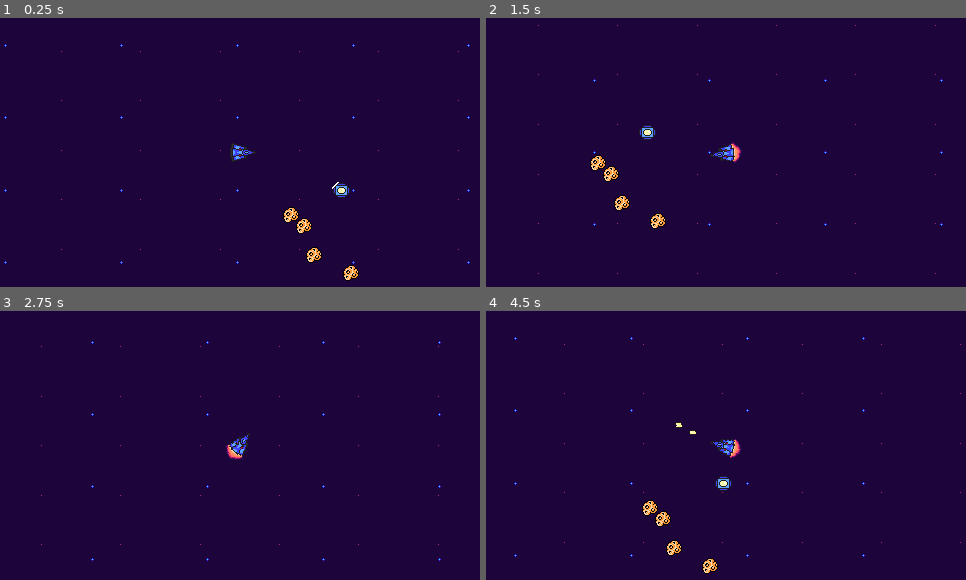
Above: before the commit, frames 1-4 (two rows, left to right).
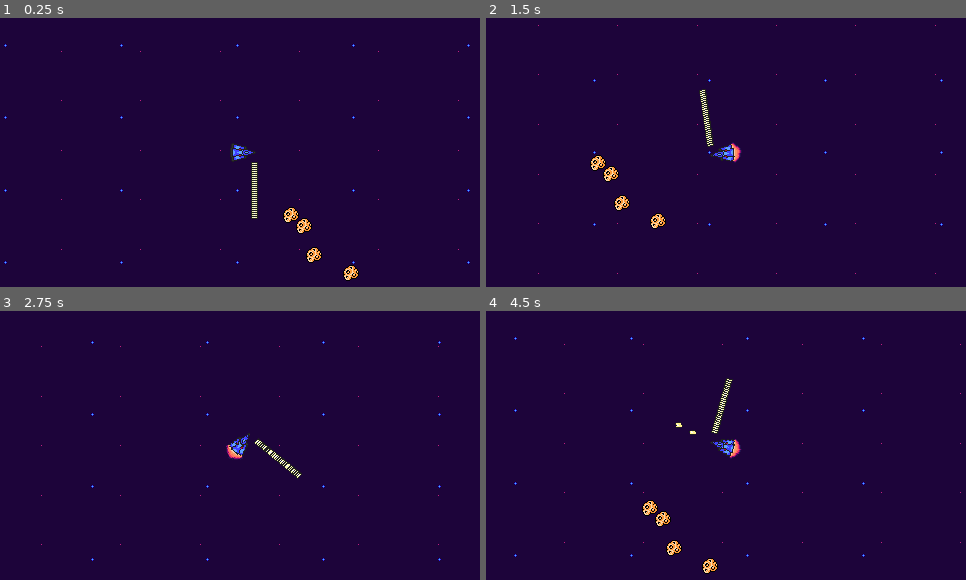
Above: after the commit, the same moments.

Repository: PKGaspi/Mega-Man-Space-2
Game: Godot game, scene res://scenes/main.tscn
Two runs of this game, one before a commit and one after it. Both use one fixed random seed, a clock stepped at 60 frames per second and the inputs below.
Inputs (mouse positions are in pixels of both pictures, inside the frame that each line leads up to):
- Up to frame 1 (0.25 s): no input
- Up to frame 2 (1.5 s): move the mouse to (831, 139) at 0.52 s; press the mouse at (831, 139) at 0.53 s; hold D (keyboard_move_right) 0.53-1.28 s; move the mouse to (630, 165) at 1.27 s; release the mouse at (630, 165) at 1.28 s; hold S (keyboard_move_down) from 1.28 s (still down); click (630, 165) at 1.35 s
- Up to frame 3 (2.75 s): move the mouse to (288, 386) at 2.02 s; release S (keyboard_move_down) at 2.03 s; press the mouse at (288, 386) at 2.03 s; hold D (keyboard_move_right) from 2.03 s (still down)
- Up to frame 4 (4.5 s): move the mouse to (702, 499) at 2.77 s; release D (keyboard_move_right) at 2.78 s; release the mouse at (702, 499) at 2.78 s; hold W (keyboard_move_up) 2.78-3.53 s; click (702, 499) at 2.85 s; move the mouse to (870, 485) at 3.52 s; press the mouse at (870, 485) at 3.53 s; hold A (keyboard_move_left) from 3.53 s (still down); move the mouse to (582, 405) at 4.27 s; release the mouse at (582, 405) at 4.28 s; click (582, 405) at 4.35 s

The runs differ from the first frame. In frame 1, 0.5% of the frame differs, in the area x 52-73%, y 53-75%; in frame 2, 0.5%; in frame 3, 0.3%; in frame 4, 0.5%.

Commit message:
Implemented Cells Progress Bar. Health Bar in progress.

Diff:
--- a/godot_proyect/scenes/main.tscn
+++ b/godot_proyect/scenes/main.tscn
@@ -1,9 +1,8 @@
-[gd_scene load_steps=5 format=2]
+[gd_scene load_steps=4 format=2]
 
 [ext_resource path="res://scenes/megaship.tscn" type="PackedScene" id=1]
 [ext_resource path="res://scripts/star_generator.gd" type="Script" id=2]
 [ext_resource path="res://scripts/enemy_generator.gd" type="Script" id=3]
-[ext_resource path="res://scenes/upgrade.tscn" type="PackedScene" id=4]
 
 [node name="Main" type="Node2D"]
 
@@ -23,6 +22,3 @@
 
 [node name="EnemyGenerator" type="Node2D" parent="."]
 script = ExtResource( 3 )
-
-[node name="Area2D" parent="." instance=ExtResource( 4 )]
-position = Vector2( 104.555, 38.4664 )
--- a/godot_proyect/scenes/megaship.tscn
+++ b/godot_proyect/scenes/megaship.tscn
@@ -1,11 +1,12 @@
-[gd_scene load_steps=9 format=2]
+[gd_scene load_steps=10 format=2]
 
 [ext_resource path="res://scripts/megaship.gd" type="Script" id=1]
 [ext_resource path="res://assets/sprites/megaship/megaship_fire_2.png" type="Texture" id=2]
 [ext_resource path="res://assets/sprites/megaship/megaship_fire_0.png" type="Texture" id=3]
 [ext_resource path="res://assets/sprites/megaship/megaship_fire_1.png" type="Texture" id=4]
 [ext_resource path="res://assets/sprites/megaship/megaship.png" type="Texture" id=5]
-[ext_resource path="res://assets/sfx/megaship/megaship_shoot.wav" type="AudioStream" id=6]
+[ext_resource path="res://scenes/progress_bar.tscn" type="PackedScene" id=6]
+[ext_resource path="res://assets/sfx/megaship/megaship_shoot.wav" type="AudioStream" id=7]
 
 [sub_resource type="ConvexPolygonShape2D" id=1]
 
@@ -46,6 +47,8 @@
 current = true
 editor_draw_drag_margin = true
 
+[node name="HealthBar" parent="." instance=ExtResource( 6 )]
+
 [node name="SndShoot" type="AudioStreamPlayer2D" parent="."]
-stream = ExtResource( 6 )
+stream = ExtResource( 7 )
 volume_db = -20.0
--- /dev/null
+++ b/godot_proyect/scenes/progress_bar.tscn
@@ -0,0 +1,10 @@
+[gd_scene load_steps=2 format=2]
+
+[ext_resource path="res://scripts/progress_bar.gd" type="Script" id=1]
+
+[node name="TextureProgress" type="TextureProgress"]
+margin_left = 30.1357
+margin_top = 20.0379
+margin_right = 70.1357
+margin_bottom = 60.0379
+script = ExtResource( 1 )
--- a/godot_proyect/scripts/megaship.gd
+++ b/godot_proyect/scripts/megaship.gd
@@ -6,6 +6,9 @@
 const LEMON = preload("res://scenes/lemon.tscn")
 onready var SND_SHOOT = get_node("SndShoot")
 onready var LIB = get_node("/root/library")
+# Health Bar.
+const HP_CELL = preload("res://assets/sprites/gui/hp_cell_yellowwhite.png")
+const HP_BAR_POS = Vector2(10, 10)
 
 # Moving speed.
 const MOVE_SPEED_ACCEL = 30 # In pixels/second^2.
@@ -63,6 +66,7 @@
 
 func _ready():
 	global.MEGASHIP = self
+	$HealthBar.init(HP_CELL, HP_BAR_POS, hp_max)
 
 func _physics_process(delta):
 	# Movement.
--- /dev/null
+++ b/godot_proyect/scripts/progress_bar.gd
@@ -0,0 +1,37 @@
+extends Range
+
+var cell_texture	: Texture
+var separation		: int
+var size			: Vector2
+var cell_size		: Vector2
+var bar_rect		: Rect2
+var position		: Vector2
+
+var bg_color = Color("202020")
+
+
+func init(cell_texture, position, max_value, min_value = 0, value = max_value) -> void:
+	self.cell_texture = cell_texture
+	self.position = position
+	self.max_value = max_value
+	self.min_value = min_value
+	self.value = value
+
+	separation = 1 # Separation between cells.
+	margin_top = -1
+	margin_bottom = 2
+	margin_left = 1
+	margin_right = 1
+
+	cell_size = cell_texture.get_size()
+
+	size = Vector2(cell_size.x + margin_left + margin_right, (cell_size.y + separation) * max_value + margin_top + margin_bottom)
+
+	bar_rect = Rect2(position, size)
+
+
+func _draw():
+	draw_rect(bar_rect, bg_color)
+
+	for i in range(value):
+		draw_texture(cell_texture, Vector2(position.x + margin_left, position.y + size.y - (cell_size.y + separation) * i - margin_bottom))
Binary file added: godot_proyect/assets/sprites/gui/hp_cell_yellowwhite.png
Not shown, added: godot_proyect/assets/sprites/gui/hp_cell_yellowwhite.png.import
Not shown, added: assets/sprites/gui/hp_cell.ase
Not shown, added: assets/sprites/gui/hp_cell_yellowwhite.png
